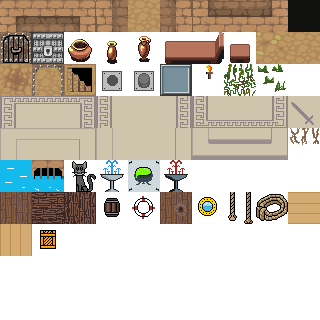
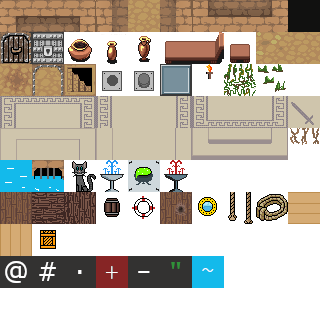
Comparing the layer stacks of the two 320×320 images. Changes:
painted on "tilemap.png" over (0, 256, 224, 288)
